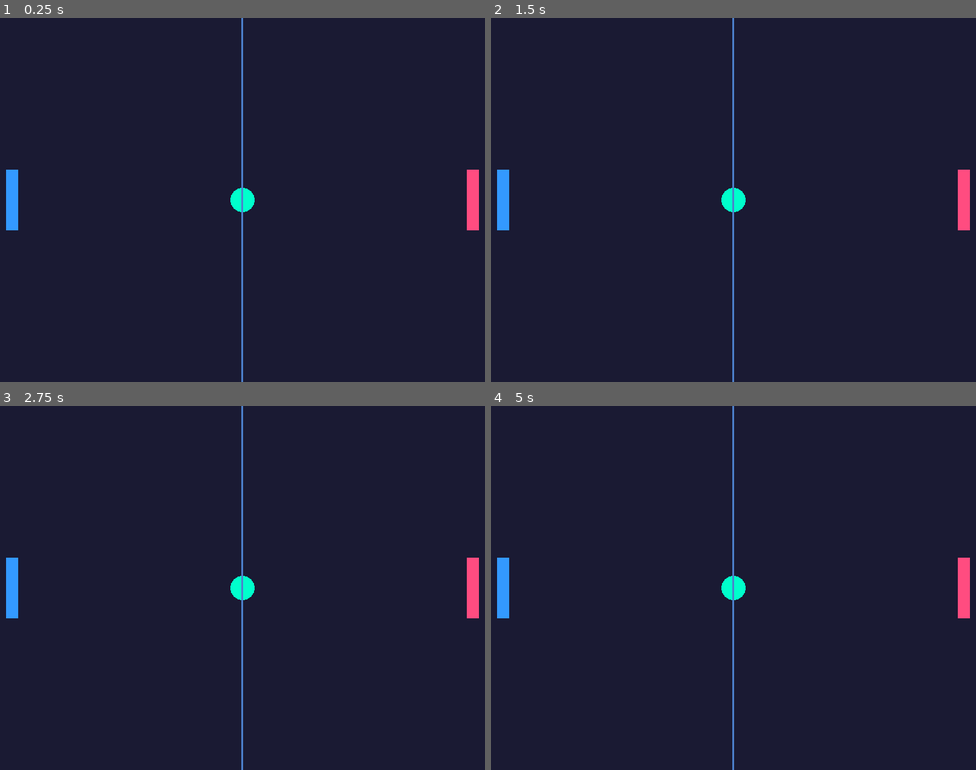
Above: before the commit, frames 1-4 (two rows, left to right).
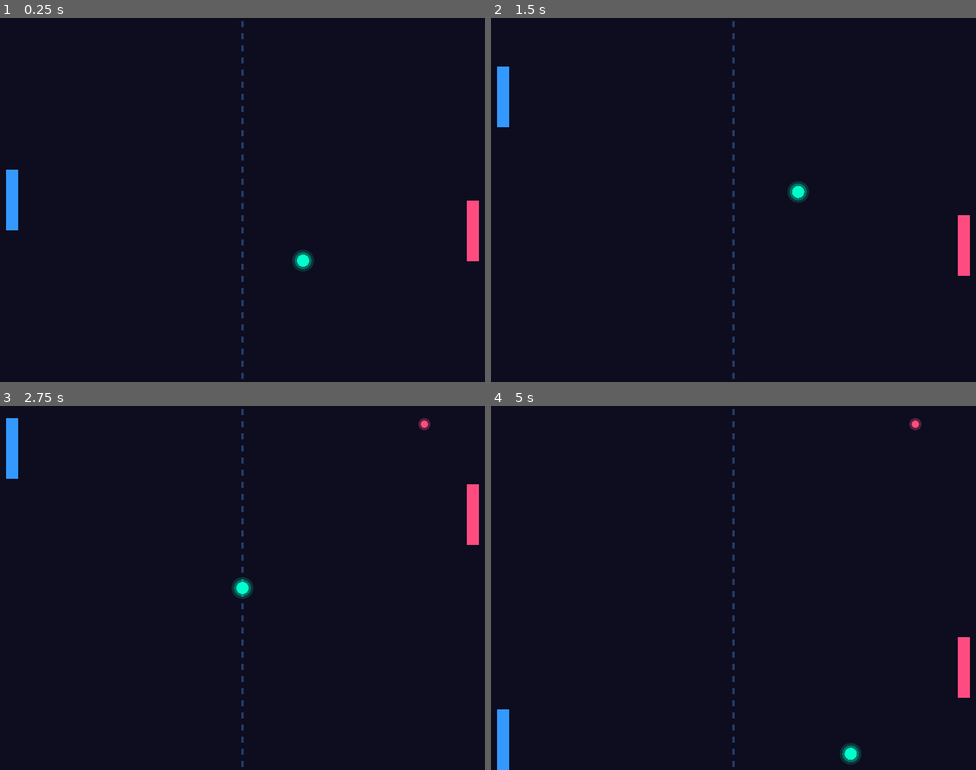
Above: after the commit, the same moments.

Repository: wenzy-tech/godot-pong
Game: Godot game, scene res://Main.tscn
Two runs of this game, one before a commit and one after it. Both use one fixed random seed, a clock stepped at 60 frames per second and the inputs below.
Inputs:
- Up to frame 1 (0.25 s): no input
- Up to frame 2 (1.5 s): hold W (move_up) 0.53-1.28 s; hold S (move_down) from 1.28 s (still down)
- Up to frame 3 (2.75 s): release S (move_down) at 2.03 s; hold W (move_up) from 2.03 s (still down)
- Up to frame 4 (5 s): release W (move_up) at 3.53 s; hold S (move_down) from 3.53 s (still down)

The runs differ from the first frame. In frame 1, 1.3% of the frame differs, in the area x 47-99%, y 0-100%; in frame 2, 2.3%; in frame 3, 2.3%; in frame 4, 2.6%, in the area x 1-99%, y 0-100%.

Commit message:
V29: Basic game with audio, no particles or powerups

Diff:
--- a/Main.gd
+++ b/Main.gd
@@ -1,22 +1,101 @@
 extends Node2D
+
+var ball_position = Vector2(400, 300)
+var ball_velocity = Vector2(400, 400)
+var ball_radius = 10
+
+var pad1_pos = Vector2(30, 300)
+var pad2_pos = Vector2(770, 300)
+var pad_speed = 400
+var pad1_height = 100.0
+var pad2_height = 100.0
+
+var score1 = 0
+var score2 = 0
+
+onready var hit_sound = $hit_sound
+onready var score_sound = $score_sound
+onready var powerup_sound = $powerup_sound
+onready var wall_sound = $wall_sound
 
 func _ready():
 	print("DEBUG: _ready called")
 
+func _process(delta):
+	# Ball movement
+	ball_position += ball_velocity * delta
+
+	# Ball collision with top/bottom
+	if ball_position.y < ball_radius or ball_position.y > 600 - ball_radius:
+		ball_velocity.y = -ball_velocity.y
+
+	# Ball collision with left paddle
+	if ball_position.x < 50 and abs(ball_position.y - pad1_pos.y) < pad1_height * 0.5:
+		ball_velocity.x = abs(ball_velocity.x)
+		hit_sound.play()
+
+	# Ball collision with right paddle
+	if ball_position.x > 750 and abs(ball_position.y - pad2_pos.y) < pad2_height * 0.5:
+		ball_velocity.x = -abs(ball_velocity.x)
+		hit_sound.play()
+
+	# Score
+	if ball_position.x < ball_radius:
+		score2 += 1
+		score_sound.play()
+		reset_ball()
+	if ball_position.x > 800 - ball_radius:
+		score1 += 1
+		score_sound.play()
+		reset_ball()
+
+	# AI paddle movement
+	if ball_position.y < pad2_pos.y - 30:
+		pad2_pos.y -= pad_speed * 0.7 * delta
+	if ball_position.y > pad2_pos.y + 30:
+		pad2_pos.y += pad_speed * 0.7 * delta
+	pad2_pos.y = clamp(pad2_pos.y, 50, 550)
+
+	# Player input
+	if Input.is_action_pressed("move_up"):
+		pad1_pos.y -= pad_speed * delta
+	if Input.is_action_pressed("move_down"):
+		pad1_pos.y += pad_speed * delta
+	pad1_pos.y = clamp(pad1_pos.y, 50, 550)
+
+	update()
+
+func reset_ball():
+	ball_position = Vector2(400, 300)
+	ball_velocity = Vector2(400 * (1 if randf() > 0.5 else -1), 400 * (1 if randf() > 0.5 else -1))
+
 func _draw():
-	# Simple background
-	draw_rect(Rect2(0, 0, 800, 600), Color(0.1, 0.1, 0.2))
-
-	# Ball
-	draw_circle(Vector2(400, 300), 20, Color(0, 1, 0.8))
-
-	# Left paddle
-	draw_rect(Rect2(10, 250, 20, 100), Color(0.2, 0.6, 1.0))
-
-	# Right paddle
-	draw_rect(Rect2(770, 250, 20, 100), Color(1.0, 0.3, 0.5))
+	# Background
+	draw_rect(Rect2(0, 0, 800, 600), Color(0.05, 0.05, 0.12))
 
 	# Center line
-	draw_line(Vector2(400, 0), Vector2(400, 600), Color(0.3, 0.5, 0.8), 3.0)
+	for i in range(0, 600, 20):
+		draw_rect(Rect2(398, i + 5, 4, 10), Color(0.3, 0.5, 0.8, 0.4))
+
+	# Ball glow
+	draw_circle(ball_position, ball_radius * 1.8, Color(0.0, 0.8, 0.6, 0.2))
+	draw_circle(ball_position, ball_radius * 1.4, Color(0.0, 1.0, 0.8, 0.3))
+	draw_circle(ball_position, ball_radius, Color(0.0, 1.0, 0.8))
+
+	# Left paddle with glow
+	draw_rect(Rect2(10, pad1_pos.y - pad1_height * 0.5, 20, pad1_height), Color(0.2, 0.6, 1.0, 0.35), true, 6)
+	draw_rect(Rect2(10, pad1_pos.y - pad1_height * 0.5, 20, pad1_height), Color(0.2, 0.6, 1.0))
+
+	# Right paddle with glow
+	draw_rect(Rect2(770, pad2_pos.y - pad2_height * 0.5, 20, pad2_height), Color(1.0, 0.3, 0.5, 0.35), true, 6)
+	draw_rect(Rect2(770, pad2_pos.y - pad2_height * 0.5, 20, pad2_height), Color(1.0, 0.3, 0.5))
+
+	# Score dots
+	for i in range(score1):
+		draw_circle(Vector2(100 + i * 25, 30), 10, Color(0.2, 0.6, 1.0, 0.3))
+		draw_circle(Vector2(100 + i * 25, 30), 6, Color(0.2, 0.6, 1.0))
+	for i in range(score2):
+		draw_circle(Vector2(700 - i * 25, 30), 10, Color(1.0, 0.3, 0.5, 0.3))
+		draw_circle(Vector2(700 - i * 25, 30), 6, Color(1.0, 0.3, 0.5))
 
 	print("DEBUG: _draw called")
--- a/Main.tscn
+++ b/Main.tscn
@@ -1,6 +1,26 @@
 [gd_scene format=2]
 
 [ext_resource path="res://Main.gd" type="Script" id=1]
+[ext_resource path="res://audio/hit.wav" type="AudioStream" id=2]
+[ext_resource path="res://audio/score.wav" type="AudioStream" id=3]
+[ext_resource path="res://audio/powerup.wav" type="AudioStream" id=4]
+[ext_resource path="res://audio/wall.wav" type="AudioStream" id=5]
 
 [node name="Main" type="Node2D"]
 script = ExtResource( 1 )
+
+[node name="hit_sound" type="AudioStreamPlayer" parent="."]
+stream = ExtResource( 2 )
+volume_db = -10.0
+
+[node name="score_sound" type="AudioStreamPlayer" parent="."]
+stream = ExtResource( 3 )
+volume_db = -10.0
+
+[node name="powerup_sound" type="AudioStreamPlayer" parent="."]
+stream = ExtResource( 4 )
+volume_db = -10.0
+
+[node name="wall_sound" type="AudioStreamPlayer" parent="."]
+stream = ExtResource( 5 )
+volume_db = -15.0
